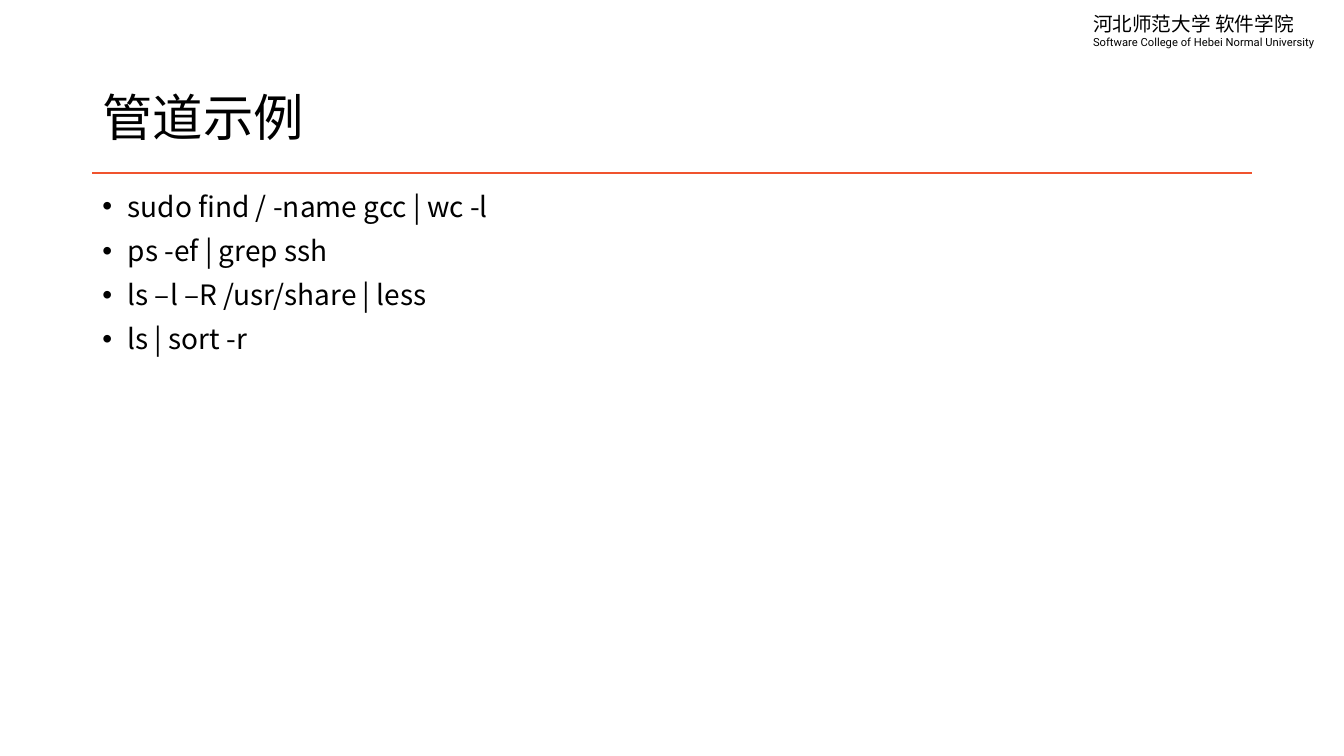
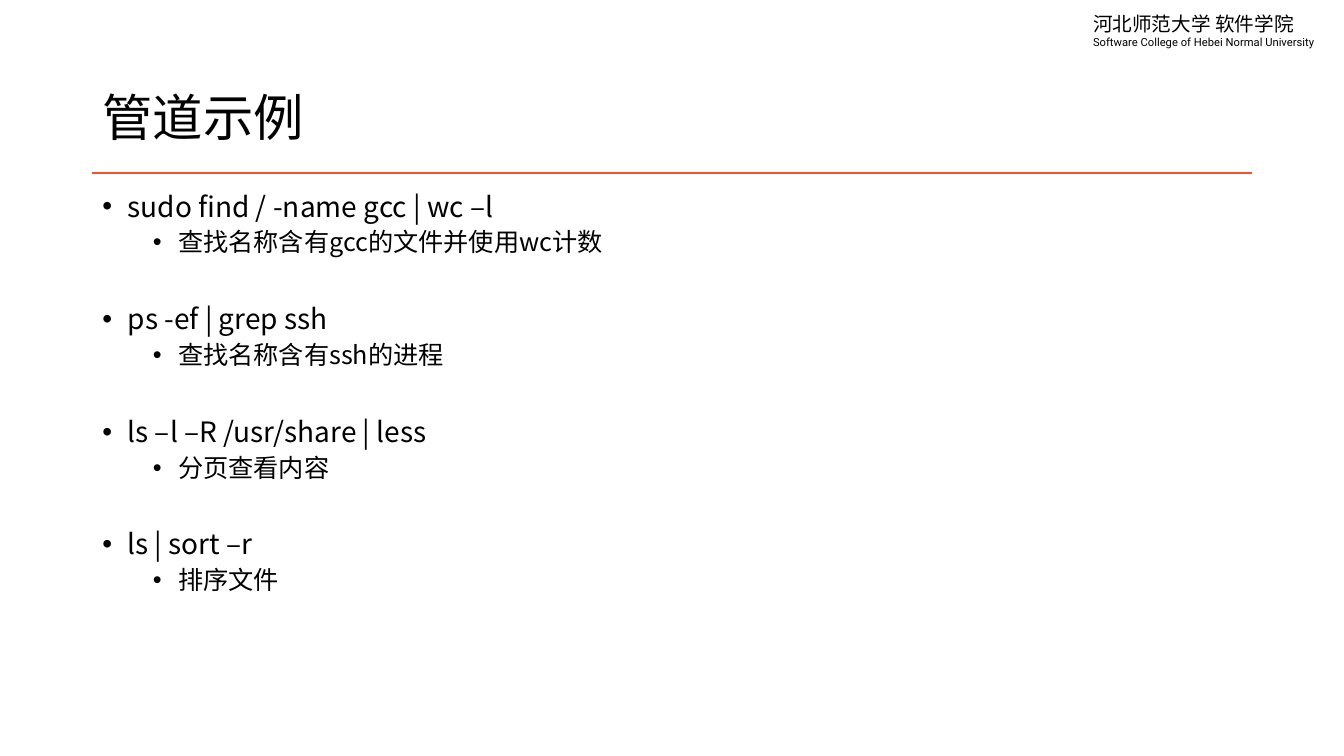
Before and after one commit to edu2act/course-linux-system, a slide deck: slide 8 of materials/slides/ch04-io-redrection-and-pipe.pptx (slide 7 before the commit). Drawn at 1344x756 pixels with LibreOffice and Linux fonts; fonts in the diff are those of the drawing. Boxes give left, top, right and bottom in pixels: in the first picture for what was removed or moved away, otherwise in the second. Text is boxed around its words. In the diff, an @@ line names an element or a change of style, - is before the commit and + after.

```diff
--- a/materials/slides/ch04-io-redrection-and-pipe.pptx
+++ b/materials/slides/ch04-io-redrection-and-pipe.pptx
@@ text at [128,194,603,258]: text changed @@
-• sudo find / -name gcc | wc -l
+• sudo find / -name gcc | wc –l
+  • 查找名称含有gcc的文件并使用wc计数
@@ text at [178,342,444,366]: paragraph added @@
+  • 查找名称含有ssh的进程
@@ text at [128,455,329,591]: text changed; size 20 to 18 pt @@
-• ls | sort -r
+  • 分页查看内容
+• ls | sort –r
+  • 排序文件
```
Also in this commit, not shown: 3 other slides changed, 1 slide added, 15 other files.
